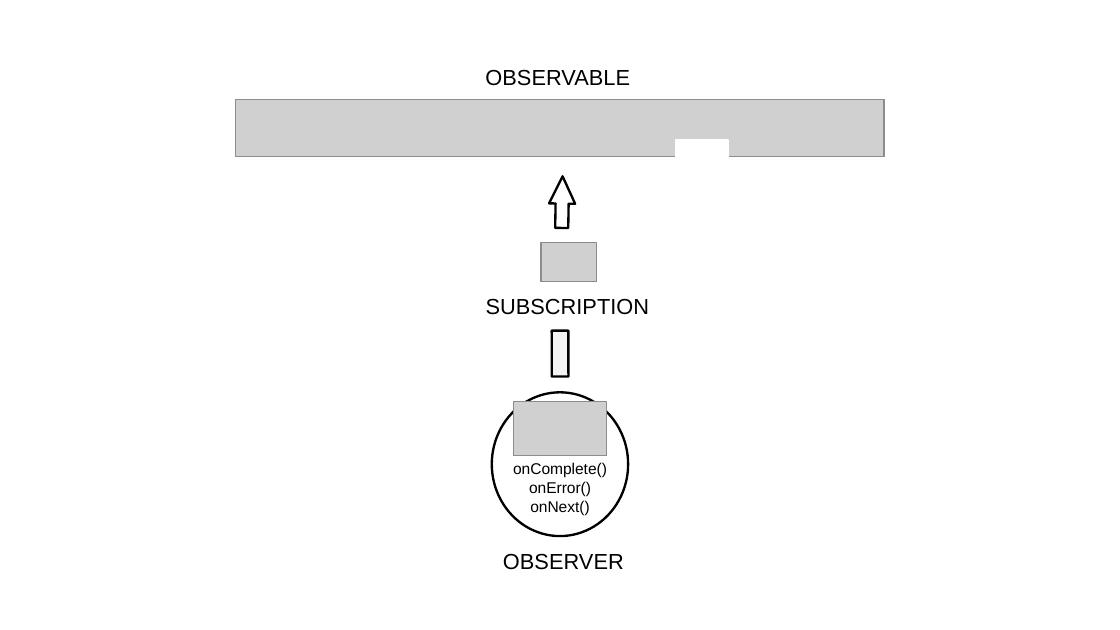
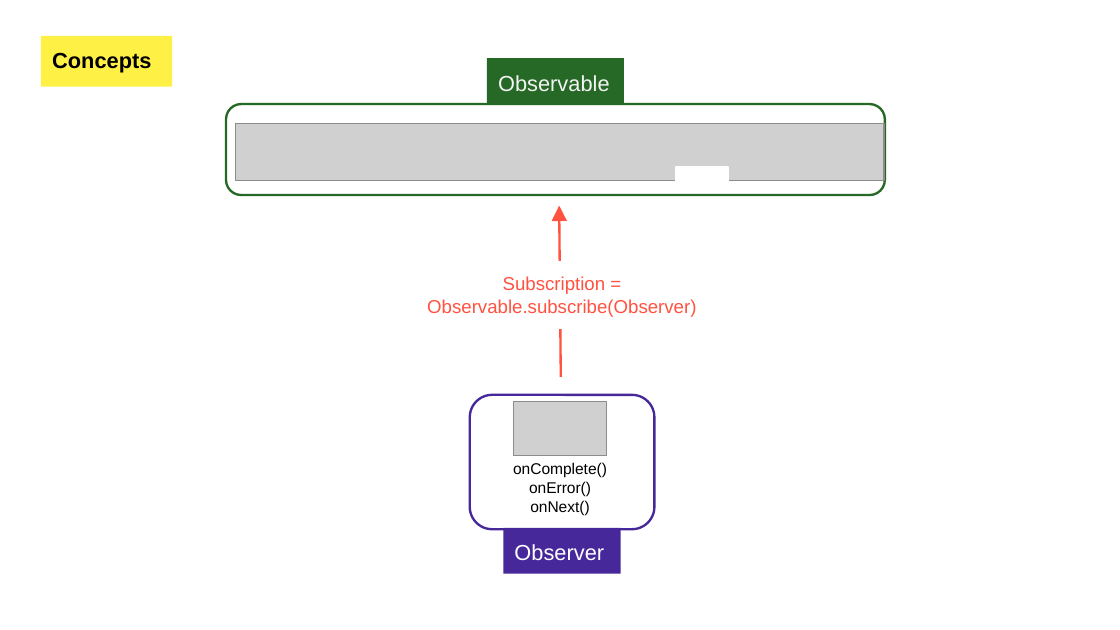
Before and after one commit to luciapayo/DroidconPresentation, a slide deck: slide 17 of Presentation/DroidconRx.potx.pptx (slide 16 before the commit). Drawn at 1120x630 pixels with LibreOffice and Linux fonts; fonts in the diff are those of the drawing; grey boxes stand for pictures; background and template pictures are left out. Boxes give left, top, right and bottom in pixels: in the first picture for what was removed or moved away, otherwise in the second. Text is boxed around its words. In the diff, an @@ line names an element or a change of style, - is before the commit and + after.

```diff
--- a/Presentation/DroidconRx.potx.pptx
+++ b/Presentation/DroidconRx.potx.pptx
@@ rectangle added at <box>41,36,172,86</box>, fill #FFF046, 14 pt, text #000000, bold @@
+Concepts
@@ rectangle "Observable": place and size @@
-rectangle "Observable" at <box>485,69,630,86</box>
+rectangle "Observable" at <box>487,58,624,104</box>
@@ rectangle "Observable" at <box>487,58,624,104</box>: fill none to #266826 @@
@@ text in rectangle at <box>498,75,609,91</box>: text changed; text colour #000000 to #F3F3F3 @@
-OBSERVABLE
+Observable
@@ rounded rectangle added at <box>226,104,885,195</box>, outline #266826 1.5 pt @@
@@ picture: place and size @@
-picture at <box>236,100,885,157</box>
+picture at <box>236,123,885,180</box>
@@ right arrow removed at <box>549,176,576,228</box> @@
@@ rectangle: place and size @@
-rectangle at <box>675,140,728,166</box>
+rectangle at <box>675,167,728,184</box>
@@ arrow added from (561, 376) to (559, 206), #FF5240 1.5 pt @@
@@ picture removed at <box>541,243,597,282</box> @@
@@ text at <box>427,276,696,317</box>: text changed; size 14 to 12 pt; text colour #000000 to #FF5240 @@
-SUBSCRIPTION
+Subscription =
+Observable.subscribe(Observer)
@@ rectangle removed at <box>552,330,569,376</box> @@
@@ rounded rectangle added at <box>469,395,654,530</box>, outline #46289A 1.5 pt @@
@@ ellipse removed at <box>492,392,628,535</box> @@
@@ rectangle "Observer": place and size @@
-rectangle "Observer" at <box>503,553,624,570</box>
+rectangle "Observer" at <box>503,528,620,573</box>
@@ rectangle "Observer" at <box>503,528,620,573</box>: fill none to #46289A @@
@@ text in rectangle at <box>514,544,604,561</box>: text changed; text colour #000000 to #FFFFFF @@
-OBSERVER
+Observer
```
Also in this commit, not shown: 15 other slides changed, 38 slides added, 9 slides removed, 6 other files.
